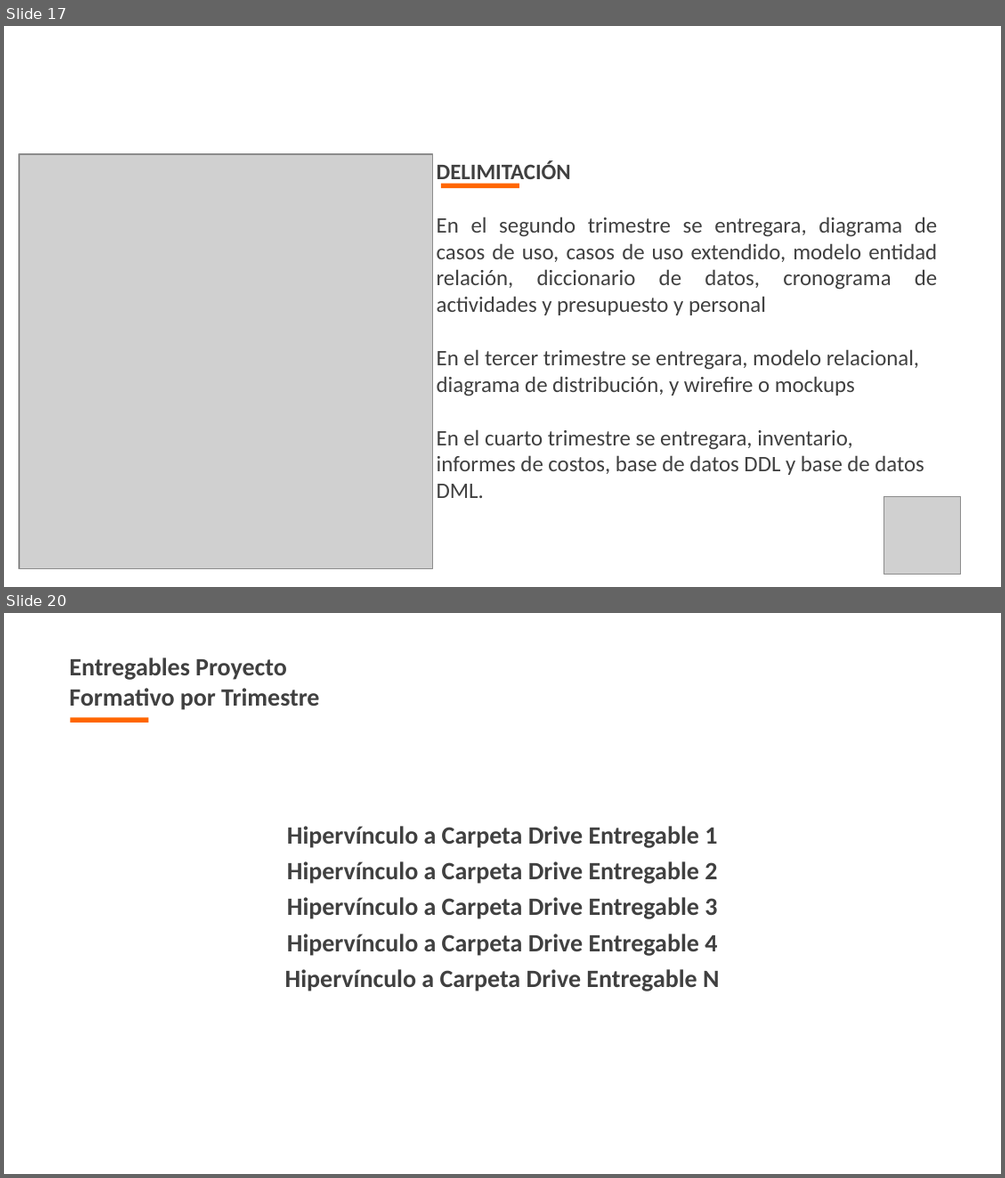
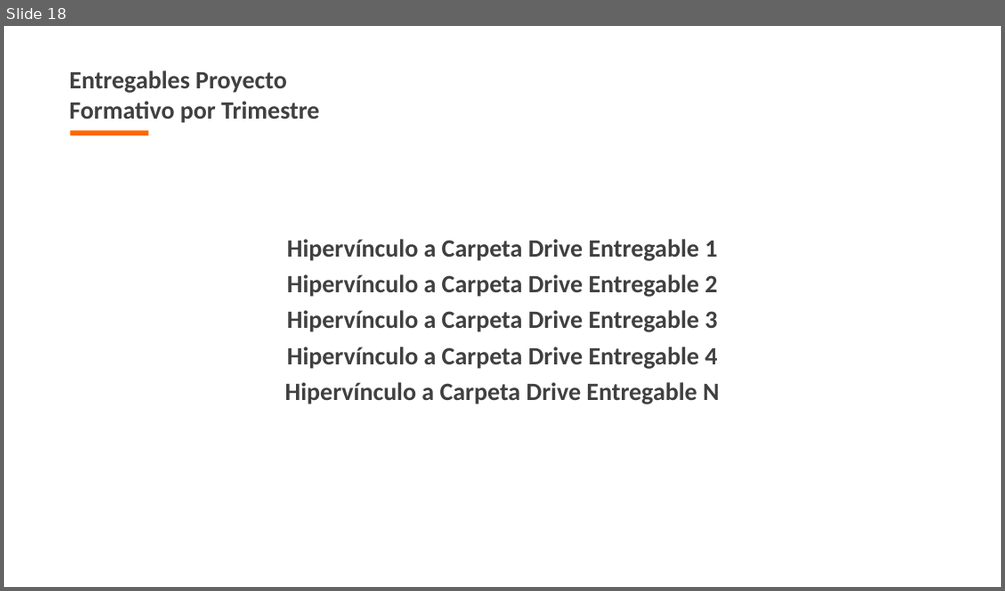
Before and after one commit to alejaleo/proyecto_segi, a slide deck: proyecto_formativo/documentacion/primer_trimestre/1_Presentación_Sustentacion.pptx. Shown one above the other, each under a label of ours: slides 17 and 20 before the commit, slide 18 after it; the slides between them are not shown. The pictures are 1005x1178 and 1005x591 pixels, drawn with LibreOffice and Linux fonts; fonts in the diff are those of the drawing; grey boxes stand for pictures; background and template pictures are left out. Boxes give left, top, right and bottom in pixels: in the first picture for what was removed or moved away, otherwise in the second. Text is boxed around its words. In the diff, an @@ line names an element or a change of style, - is before the commit and + after.

Commit message:
se eliminan notas de prueba en primer y segundo trimestre

```diff
--- a/proyecto_formativo/documentacion/primer_trimestre/1_Presentación_Sustentacion.pptx
+++ b/proyecto_formativo/documentacion/primer_trimestre/1_Presentación_Sustentacion.pptx
@@ slide 17 removed at <box>4,26,1001,587</box>, background picture (left out) @@
@@ text removed at <box>46,53,636,124</box> @@
-Alcance y Delimitación
@@ picture removed at <box>19,154,433,569</box> @@
@@ text removed at <box>437,161,937,498</box> @@
-DELIMITACIÓN
-En el segundo trimestre se entregara, diagrama de casos de uso, casos de uso extendido, modelo entidad relación, diccionario de datos, cronograma de actividades y presupuesto y personal
-En el tercer trimestre se entregara, modelo relacional, diagrama de distribución, y wirefire o mockups
-En el cuarto trimestre se entregara, inventario, informes de costos, base de datos DDL y base de datos DML.
@@ rectangle removed at <box>441,184,519,189</box> @@
@@ picture removed at <box>883,496,961,573</box> @@
@@ what was slide 20 is now slide 18 @@
```
Also in this commit, not shown: 4 slides changed, 1 other slide removed, 2 other files.
